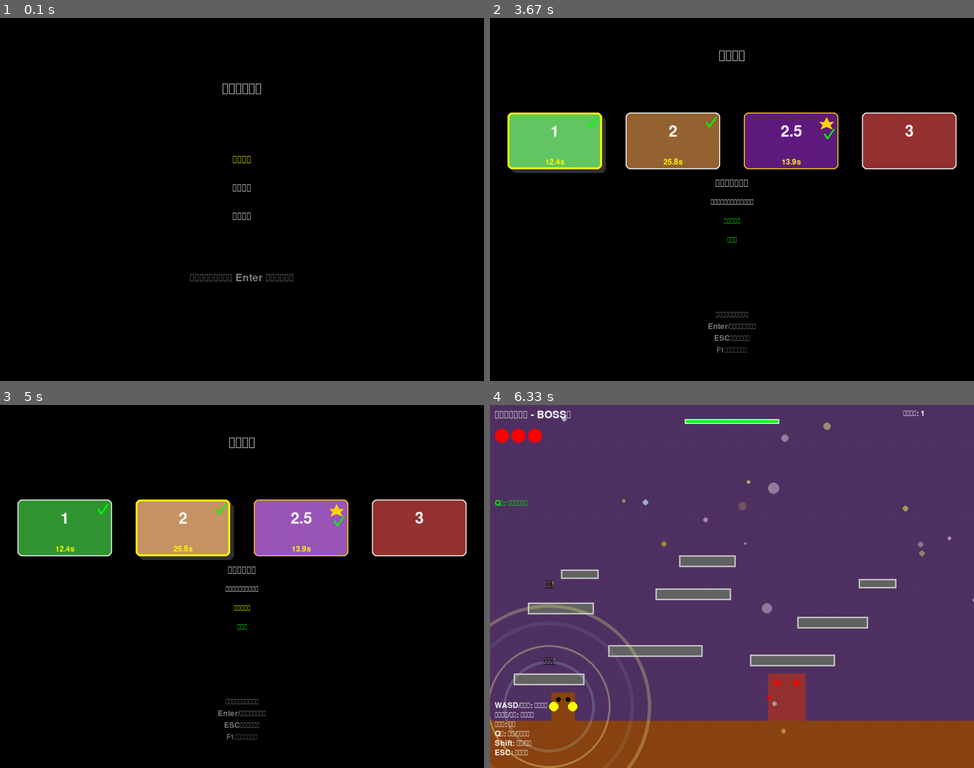
Above: before the commit, frames 1-4 (two rows, left to right).
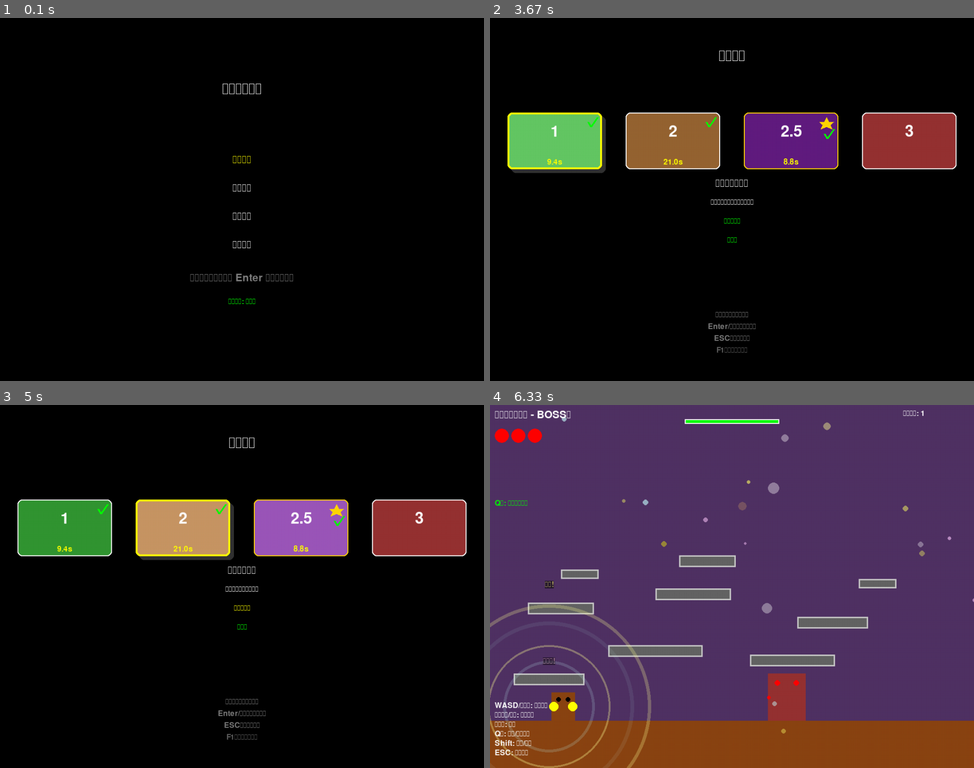
Above: after the commit, the same moments.

Repository: sonshu-boy/pygameXAgent
Game: pygame game, started from game/game/launch_game.py
Two runs of this game, one before a commit and one after it. Both use one fixed random seed, a clock stepped at 60 frames per second and the inputs below.
Inputs (mouse positions are in pixels of both pictures, inside the frame that each line leads up to):
- Up to frame 1 (0.1 s): no input
- Up to frame 2 (3.67 s): hold Enter 0.33-0.8 s; hold Up 0.33-0.8 s; tap Enter at 0.83, 3.57 s; hold Q 1.17-1.63 s; hold Right 1.17-1.63 s; move the mouse to (886, 188) at 1.2 s; hold Shift 1.67-2.13 s; hold Right 1.67-2.13 s; hold Esc 2.17-2.63 s; hold Right 2.17-2.63 s; move the mouse to (780, 279) at 2.2 s; hold Down 2.67-3.13 s; hold Up 3.17-3.53 s
- Up to frame 3 (5 s): hold Esc 3.9-4.37 s; hold Left 3.9-4.37 s; tap Space at 4.4 s; hold Right from 4.73 s (still down)
- Up to frame 4 (6.33 s): release Right at 5.2 s; hold Left 5.23-5.77 s; hold Left 5.8-6.2 s; hold Enter from 6.23 s (still down); hold Right from 6.23 s (still down)

The runs differ from the first frame. In frame 1, less than 0.1% of the frame differs, in the area x 47-53%, y 61-79%; in frame 2, 0.1%, in the area x 11-65%, y 38-41%; in frame 3, 0.1%; in frame 4, nothing differs.

Commit message:
Refactor code structure for improved readability and maintainability

Diff:
--- a/game/game/game_save.json
+++ b/game/game/game_save.json
@@ -11,12 +11,12 @@
     2.5
   ],
   "player_stats": {
-    "total_playtime": 180000,
-    "total_enemies_defeated": 25,
+    "total_playtime": 0,
+    "total_enemies_defeated": 6,
     "best_times": {
-      "1": 12.4,
-      "2": 25.798,
-      "2.5": 13.917
+      "1": 9.389,
+      "2": 21.022,
+      "2.5": 8.782
     }
   }
 }
--- a/game/game/src/entities/enemies.py
+++ b/game/game/src/entities/enemies.py
@@ -268,6 +268,7 @@
         self.health = health
         self.max_health = health
         self.alive = True
+        self.death_sound_played = False  # 防止死亡音效重複播放
         self.platform_system = None  # 將由GameLevel設定
 
         # 物理狀態
@@ -302,6 +303,23 @@
 
             if self.health <= 0:
                 self.alive = False
+                # 播放死亡音效（僅播放一次）
+                if not self.death_sound_played:
+                    try:
+                        from systems.sound_manager import sound_manager
+
+                        sound_manager.play_death_sound()
+                        self.death_sound_played = True
+                    except ImportError:
+                        pass
+            else:
+                # 敵人受傷但未死亡，播放受傷音效
+                try:
+                    from systems.sound_manager import sound_manager
+
+                    sound_manager.play_enemy_hurt_sound()
+                except ImportError:
+                    pass
 
     def apply_knockback(self, source_x=None):
         """應用擊退效果"""
@@ -1404,6 +1422,23 @@
 
             if self.health <= 0:
                 self.alive = False
+                # 播放死亡音效（僅播放一次）
+                if not self.death_sound_played:
+                    try:
+                        from systems.sound_manager import sound_manager
+
+                        sound_manager.play_death_sound()
+                        self.death_sound_played = True
+                    except ImportError:
+                        pass
+            else:
+                # BOSS 受傷但未死亡，播放受傷音效
+                try:
+                    from systems.sound_manager import sound_manager
+
+                    sound_manager.play_enemy_hurt_sound()
+                except ImportError:
+                    pass
 
     def draw(self, screen):
         """繪製巨型機器人BOSS"""
--- a/game/game/src/entities/player.py
+++ b/game/game/src/entities/player.py
@@ -290,6 +290,14 @@
             self.health -= 1
             self.invincible = True
             self.invincible_start_time = current_time
+
+            # 播放玩家受傷音效
+            try:
+                from systems.sound_manager import sound_manager
+
+                sound_manager.play_player_hurt_sound()
+            except ImportError:
+                pass
 
             # 重置連擊計數
             self.combo_count = 0
--- a/game/game/src/game_save.json
+++ /dev/null
@@ -1,11 +0,0 @@
-{
-  "unlocked_levels": [
-    1
-  ],
-  "completed_levels": [],
-  "player_stats": {
-    "total_playtime": 0,
-    "total_enemies_defeated": 0,
-    "best_times": {}
-  }
-}
--- a/game/game/src/main.py
+++ b/game/game/src/main.py
@@ -30,10 +30,16 @@
         self.clock = pygame.time.Clock()
         self.state_manager = GameStateManager()
 
-        # 初始化音效管理器
+        # 初始化音效管理器並開始播放背景音樂
         from systems.sound_manager import sound_manager
 
         self.sound_manager = sound_manager
+
+        # 確保音效系統已載入
+        self.sound_manager.ensure_loaded()
+
+        # 開始播放背景音樂
+        self.sound_manager.play_background_music()
 
     def run(self):
         """主遊戲迴圈"""
--- a/game/game/src/states/game_level.py
+++ b/game/game/src/states/game_level.py
@@ -13,6 +13,7 @@
 from systems.font_manager import get_font
 from systems.save_system import save_system
 from systems.particle_system import particle_system
+from systems.sound_manager import sound_manager
 
 
 class GameLevel:
@@ -23,6 +24,7 @@
         self.enemies = []
         self.level_complete = False
         self.game_over = False
+        self.death_sound_played = False  # 防止死亡音效重複播放
 
         # 計時系統
         self.start_time = pygame.time.get_ticks()
@@ -168,6 +170,8 @@
 
         if event.type == pygame.KEYDOWN:
             if event.key == pygame.K_ESCAPE:
+                # 返回主選單時恢復背景音樂音量
+                sound_manager.restore_bgm_volume()
                 self.state_manager.return_to_menu()
             elif event.key == pygame.K_q:
                 # 處理Q鍵：反擊或清屏技能
@@ -199,10 +203,12 @@
                 elif self.level_number < LEVEL_3:
                     self.state_manager.start_level(self.level_number + 1)
                 else:
-                    # 遊戲完成，返回關卡選擇
+                    # 遊戲完成，返回關卡選擇時恢復背景音樂音量
+                    sound_manager.restore_bgm_volume()
                     self.state_manager.change_state(LEVEL_SELECT_STATE)
             elif event.key == pygame.K_TAB and self.level_complete:
-                # 返回關卡選擇
+                # 返回關卡選擇時恢復背景音樂音量
+                sound_manager.restore_bgm_volume()
                 self.state_manager.change_state(LEVEL_SELECT_STATE)
 
     def update(self):
@@ -226,7 +232,17 @@
 
         # 檢查玩家生命值
         if self.player.health <= 0:
-            self.game_over = True
+            if not self.game_over:  # 只在第一次死亡時觸發
+                self.game_over = True
+                # 播放玩家死亡音效
+                if not self.death_sound_played:
+                    try:
+                        from systems.sound_manager import sound_manager
+
+                        sound_manager.play_death_sound()
+                        self.death_sound_played = True
+                    except ImportError:
+                        pass
             return
 
         # 更新敵人
--- a/game/game/src/states/game_states.py
+++ b/game/game/src/states/game_states.py
@@ -7,6 +7,7 @@
 from states.game_level import GameLevel
 from states.instructions import InstructionsScreen
 from states.level_select import LevelSelectScreen
+from systems.sound_manager import sound_manager
 
 
 class GameStateManager:
@@ -25,12 +26,18 @@
 
     def start_level(self, level_number):
         """開始指定關卡"""
+        # 降低背景音樂音量以便聽到遊戲音效
+        sound_manager.reduce_bgm_volume_for_gameplay()
+
         self.current_level = GameLevel(self, level_number)
         self.states[GAME_STATE] = self.current_level
         self.change_state(GAME_STATE)
 
     def return_to_menu(self):
         """返回主選單"""
+        # 恢復背景音樂的原始音量
+        sound_manager.restore_bgm_volume()
+
         self.current_level = None
         if GAME_STATE in self.states:
             del self.states[GAME_STATE]
--- a/game/game/src/states/level_select.py
+++ b/game/game/src/states/level_select.py
@@ -7,6 +7,7 @@
 from constants import *
 from systems.font_manager import get_font
 from systems.save_system import save_system
+from systems.sound_manager import sound_manager
 
 
 class LevelSelectScreen:
@@ -64,6 +65,8 @@
             elif event.key == pygame.K_RETURN or event.key == pygame.K_SPACE:
                 self._select_level()
             elif event.key == pygame.K_ESCAPE:
+                # 返回主選單時恢復背景音樂音量
+                sound_manager.restore_bgm_volume()
                 self.state_manager.change_state(MENU_STATE)
             elif event.key == pygame.K_F1:
                 # 重置存檔（隱藏功能）
--- a/game/game/src/states/menu.py
+++ b/game/game/src/states/menu.py
@@ -5,6 +5,7 @@
 import pygame
 from constants import *
 from systems.font_manager import get_font
+from systems.sound_manager import sound_manager
 
 
 class MainMenu:
@@ -12,22 +13,49 @@
         self.state_manager = state_manager
         self.font_large = get_font("large")
         self.font_medium = get_font("medium")
+        self.font_small = get_font("small")
         self.selected_option = 0
-        self.menu_options = ["開始遊戲", "遊戲說明", "退出遊戲"]
+        self.menu_options = ["開始遊戲", "遊戲說明", "音樂設定", "退出遊戲"]
+        self.music_volume = sound_manager.bgm_volume
+        self.showing_music_menu = False
 
     def handle_event(self, event):
         """處理選單事件"""
         if event.type == pygame.KEYDOWN:
-            if event.key == pygame.K_UP:
-                self.selected_option = (self.selected_option - 1) % len(
-                    self.menu_options
-                )
-            elif event.key == pygame.K_DOWN:
-                self.selected_option = (self.selected_option + 1) % len(
-                    self.menu_options
-                )
-            elif event.key == pygame.K_RETURN or event.key == pygame.K_SPACE:
-                self._select_option()
+            if self.showing_music_menu:
+                self._handle_music_menu_event(event)
+            else:
+                self._handle_main_menu_event(event)
+
+    def _handle_main_menu_event(self, event):
+        """處理主選單事件"""
+        if event.key == pygame.K_UP:
+            self.selected_option = (self.selected_option - 1) % len(self.menu_options)
+        elif event.key == pygame.K_DOWN:
+            self.selected_option = (self.selected_option + 1) % len(self.menu_options)
+        elif event.key == pygame.K_RETURN or event.key == pygame.K_SPACE:
+            self._select_option()
+
+    def _handle_music_menu_event(self, event):
+        """處理音樂設定選單事件"""
+        if event.key == pygame.K_ESCAPE:
+            self.showing_music_menu = False
+        elif event.key == pygame.K_LEFT:
+            self.music_volume = max(0.0, self.music_volume - 0.1)
+            sound_manager.set_bgm_volume(self.music_volume)
+            # 更新原始音量，以便關卡中的50%計算基於新音量
+            sound_manager.original_bgm_volume = self.music_volume
+        elif event.key == pygame.K_RIGHT:
+            self.music_volume = min(1.0, self.music_volume + 0.1)
+            sound_manager.set_bgm_volume(self.music_volume)
+            # 更新原始音量，以便關卡中的50%計算基於新音量
+            sound_manager.original_bgm_volume = self.music_volume
+        elif event.key == pygame.K_m:
+            # 切換背景音樂開關
+            if sound_manager.is_bgm_playing():
+                sound_manager.stop_background_music()
+            else:
+                sound_manager.play_background_music()
 
     def _select_option(self):
         """執行選中的選項"""
@@ -35,7 +63,9 @@
             self._show_level_select()
         elif self.selected_option == 1:  # 遊戲說明
             self.state_manager.change_state(INSTRUCTIONS_STATE)
-        elif self.selected_option == 2:  # 退出遊戲
+        elif self.selected_option == 2:  # 音樂設定
+            self.showing_music_menu = True
+        elif self.selected_option == 3:  # 退出遊戲
             pygame.quit()
             exit()
 
@@ -49,6 +79,13 @@
 
     def draw(self, screen):
         """繪製選單"""
+        if self.showing_music_menu:
+            self._draw_music_menu(screen)
+        else:
+            self._draw_main_menu(screen)
+
+    def _draw_main_menu(self, screen):
+        """繪製主選單"""
         # 繪製標題
         title = self.font_large.render("老鼠格鬥遊戲", True, WHITE)
         title_rect = title.get_rect(center=(WINDOW_WIDTH // 2, 150))
@@ -67,3 +104,50 @@
         )
         instruction_rect = instruction.get_rect(center=(WINDOW_WIDTH // 2, 550))
         screen.blit(instruction, instruction_rect)
+
+        # 顯示背景音樂狀態
+        music_status = (
+            "背景音樂: 播放中" if sound_manager.is_bgm_playing() else "背景音樂: 已停止"
+        )
+        status_text = self.font_small.render(
+            music_status, True, GREEN if sound_manager.is_bgm_playing() else RED
+        )
+        status_rect = status_text.get_rect(center=(WINDOW_WIDTH // 2, 600))
+        screen.blit(status_text, status_rect)
+
+    def _draw_music_menu(self, screen):
+        """繪製音樂設定選單"""
+        # 繪製標題
+        title = self.font_large.render("音樂設定", True, WHITE)
+        title_rect = title.get_rect(center=(WINDOW_WIDTH // 2, 150))
+        screen.blit(title, title_rect)
+
+        # 繪製音量控制
+        volume_text = self.font_medium.render(
+            f"音量: {int(self.music_volume * 100)}%", True, WHITE
+        )
+        volume_rect = volume_text.get_rect(center=(WINDOW_WIDTH // 2, 250))
+        screen.blit(volume_text, volume_rect)
+
+        # 繪製音量調整提示
+        volume_hint = self.font_small.render("使用左右方向鍵調整音量", True, GRAY)
+        volume_hint_rect = volume_hint.get_rect(center=(WINDOW_WIDTH // 2, 300))
+        screen.blit(volume_hint, volume_hint_rect)
+
+        # 繪製音樂控制提示
+        music_status = (
+            "背景音樂: 播放中" if sound_manager.is_bgm_playing() else "背景音樂: 已停止"
+        )
+        status_color = GREEN if sound_manager.is_bgm_playing() else RED
+        status_text = self.font_medium.render(music_status, True, status_color)
+        status_rect = status_text.get_rect(center=(WINDOW_WIDTH // 2, 350))
+        screen.blit(status_text, status_rect)
+
+        music_hint = self.font_small.render("按 M 鍵開關背景音樂", True, GRAY)
+        music_hint_rect = music_hint.get_rect(center=(WINDOW_WIDTH // 2, 400))
+        screen.blit(music_hint, music_hint_rect)
+
+        # 繪製返回提示
+        back_hint = self.font_medium.render("按 ESC 鍵返回主選單", True, YELLOW)
+        back_hint_rect = back_hint.get_rect(center=(WINDOW_WIDTH // 2, 500))
+        screen.blit(back_hint, back_hint_rect)
--- a/game/game/src/systems/sound_manager.py
+++ b/game/game/src/systems/sound_manager.py
@@ -22,6 +22,9 @@
             self.sounds = {}
             self.enabled = True
             self.volume = 0.7  # 預設音量
+            self.bgm_volume = 0.3  # 背景音樂音量
+            self.original_bgm_volume = 0.3  # 原始背景音樂音量（用於恢復）
+            self.bgm_playing = False  # 背景音樂播放狀態
             SoundManager._initialized = True
 
     def ensure_loaded(self):
@@ -33,9 +36,9 @@
         """載入所有音效檔案"""
         try:
             # 音效檔案路徑 - 相對於 src/systems/ 目錄
-            # 從 game/game/src/systems/ 到 assets/sounds/: ../../assets/sounds
+            # 從 game/game/src/systems/ 到 assets/sounds/: ../../../assets/sounds
             base_path = os.path.join(
-                os.path.dirname(__file__), "..", "..", "assets", "sounds"
+                os.path.dirname(__file__), "..", "..", "..", "assets", "sounds"
             )
             base_path = os.path.abspath(base_path)  # 轉換為絕對路徑
 
@@ -46,6 +49,9 @@
                 "normal_hit": "damage4.mp3",  # 普通攻擊擊中敵人音效
                 "charged_hit": "damage6.mp3",  # 蓄力攻擊擊中敵人音效
                 "clear_screen": "striking.mp3",  # 清屏技能施放音效
+                "death": "damage2.mp3",  # 死亡音效
+                "player_hurt": "defense1.mp3",  # 玩家受傷音效
+                "enemy_hurt": "defense1.mp3",  # 敵人受傷音效
             }
 
             # 載入音效
@@ -62,6 +68,9 @@
                 else:
                     print(f"音效檔案不存在: {file_path}")
 
+            # 嘗試載入背景音樂
+            self._load_background_music(base_path)
+
         except Exception as e:
             print(f"音效系統初始化失敗: {e}")
 
@@ -92,6 +101,29 @@
         """播放清屏技能音效"""
         self.play_sound("clear_screen")
 
+    def play_death_sound(self):
+        """播放死亡音效"""
+        self.play_sound("death")
+
+    def play_player_hurt_sound(self):
+        """播放玩家受傷音效"""
+        self.play_sound("player_hurt")
+
+    def play_enemy_hurt_sound(self):
+        """播放敵人受傷音效"""
+        self.play_sound("enemy_hurt")
+
+    def play_hurt_sound(self, is_player=True):
+        """播放受傷音效
+
+        Args:
+            is_player (bool): True 為玩家受傷，False 為敵人受傷
+        """
+        if is_player:
+            self.play_player_hurt_sound()
+        else:
+            self.play_enemy_hurt_sound()
+
     def set_volume(self, volume):
         """設定音量 (0.0 - 1.0)"""
         self.volume = max(0.0, min(1.0, volume))
@@ -112,6 +144,81 @@
         self.ensure_loaded()
         return list(self.sounds.keys())
 
+    def _load_background_music(self, base_path):
+        """載入背景音樂"""
+        # 按優先級順序嘗試載入背景音樂檔案
+        bgm_files = [
+            "y2mate.gg - Chess Type Beat Slowed.mp3",  # 主要背景音樂
+            "background_music.ogg",
+            "background_music.webm",
+            "background_music.m4a",
+            "background_music_new.m4a",
+        ]
+
+        for filename in bgm_files:
+            file_path = os.path.join(base_path, filename)
+            if os.path.exists(file_path):
+                try:
+                    pygame.mixer.music.load(file_path)
+                    pygame.mixer.music.set_volume(self.bgm_volume)
+                    print(f"成功載入背景音樂: {filename}")
+                    return
+                except pygame.error as e:
+                    print(f"載入背景音樂失敗: {filename} - {e}")
+
+        print("未找到可用的背景音樂檔案")
+
+    def play_background_music(self, loops=-1):
+        """播放背景音樂"""
+        if not self.enabled:
+            return
+
+        try:
+            pygame.mixer.music.play(loops)
+            self.bgm_playing = True
+            print("開始播放背景音樂")
+        except pygame.error as e:
+            print(f"播放背景音樂失敗: {e}")
+
+    def stop_background_music(self):
+        """停止背景音樂"""
+        pygame.mixer.music.stop()
+        self.bgm_playing = False
+        print("停止背景音樂")
+
+    def pause_background_music(self):
+        """暫停背景音樂"""
+        pygame.mixer.music.pause()
+        print("暫停背景音樂")
+
+    def resume_background_music(self):
+        """恢復背景音樂"""
+        pygame.mixer.music.unpause()
+        print("恢復背景音樂")
+
+    def is_bgm_playing(self):
+        """檢查背景音樂是否正在播放"""
+        return self.bgm_playing and pygame.mixer.music.get_busy()
+
+    def set_bgm_volume(self, volume):
+        """設定背景音樂音量 (0.0 - 1.0)"""
+        self.bgm_volume = max(0.0, min(1.0, volume))
+        pygame.mixer.music.set_volume(self.bgm_volume)
+
+    def reduce_bgm_volume_for_gameplay(self):
+        """進入關卡時將背景音樂音量減少50%"""
+        # 保存當前音量作為原始音量
+        self.original_bgm_volume = self.bgm_volume
+        # 將音量減少50%
+        new_volume = self.bgm_volume * 0.5
+        self.set_bgm_volume(new_volume)
+        print(f"關卡模式：背景音樂音量降低至 {int(new_volume * 100)}%")
+
+    def restore_bgm_volume(self):
+        """恢復背景音樂的原始音量"""
+        self.set_bgm_volume(self.original_bgm_volume)
+        print(f"背景音樂音量恢復至 {int(self.original_bgm_volume * 100)}%")
+
 
 # 建立全域音效管理器實例
 sound_manager = SoundManager()
--- a/game/game_save.json
+++ b/game/game_save.json
@@ -1,11 +1,24 @@
 {
   "unlocked_levels": [
-    1
+    1,
+    2,
+    2.5,
+    3
   ],
-  "completed_levels": [],
+  "completed_levels": [
+    1,
+    2,
+    3,
+    2.5
+  ],
   "player_stats": {
     "total_playtime": 0,
-    "total_enemies_defeated": 0,
-    "best_times": {}
+    "total_enemies_defeated": 14,
+    "best_times": {
+      "1": 9.05,
+      "2": 24.889,
+      "3": 21.876,
+      "2.5": 8.26
+    }
   }
 }
Not shown, changed: game/game/README.md
Empty file added: game/game/test_player_hurt_sound.py
Not shown, removed: game/.github/chatmodes/GPT4-1-V3-1.chatmode.md
Not shown, removed: game/.github/copilot-instructions-updated.md
Not shown, changed: game/.github/copilot-instructions.md
Not shown, removed: game/.github/prompts/game-update-1.prompt.md
Not shown, removed: game/.github/prompts/game-update-2.prompt.md
Not shown, removed: game/.github/prompts/game-update-3.prompt.md
Not shown, removed: game/.github/prompts/game-update-4.prompt.md
Not shown, removed: game/.github/prompts/game-update-5.prompt.md
Not shown, added: game/CLEANUP_REPORT.md
Not shown, added: game/assets/sounds/damage2.mp3
(and 5 more such lines)
